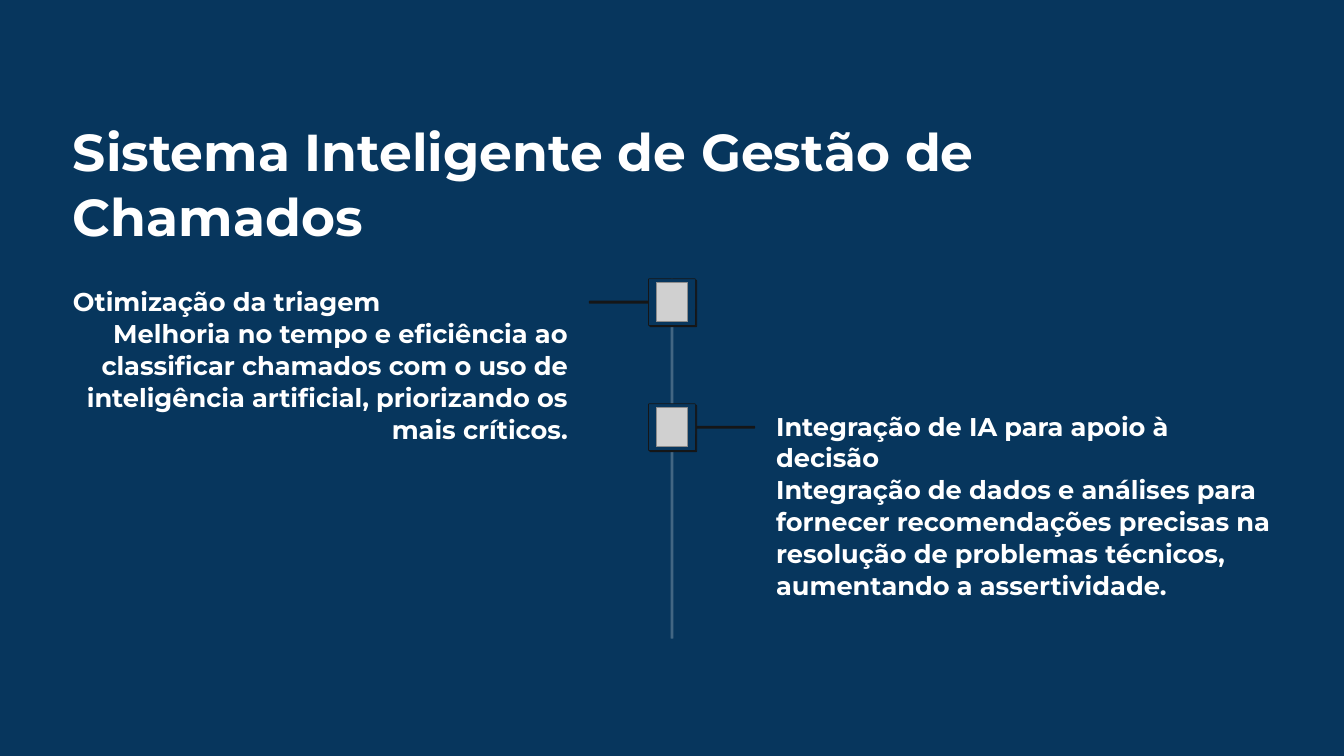
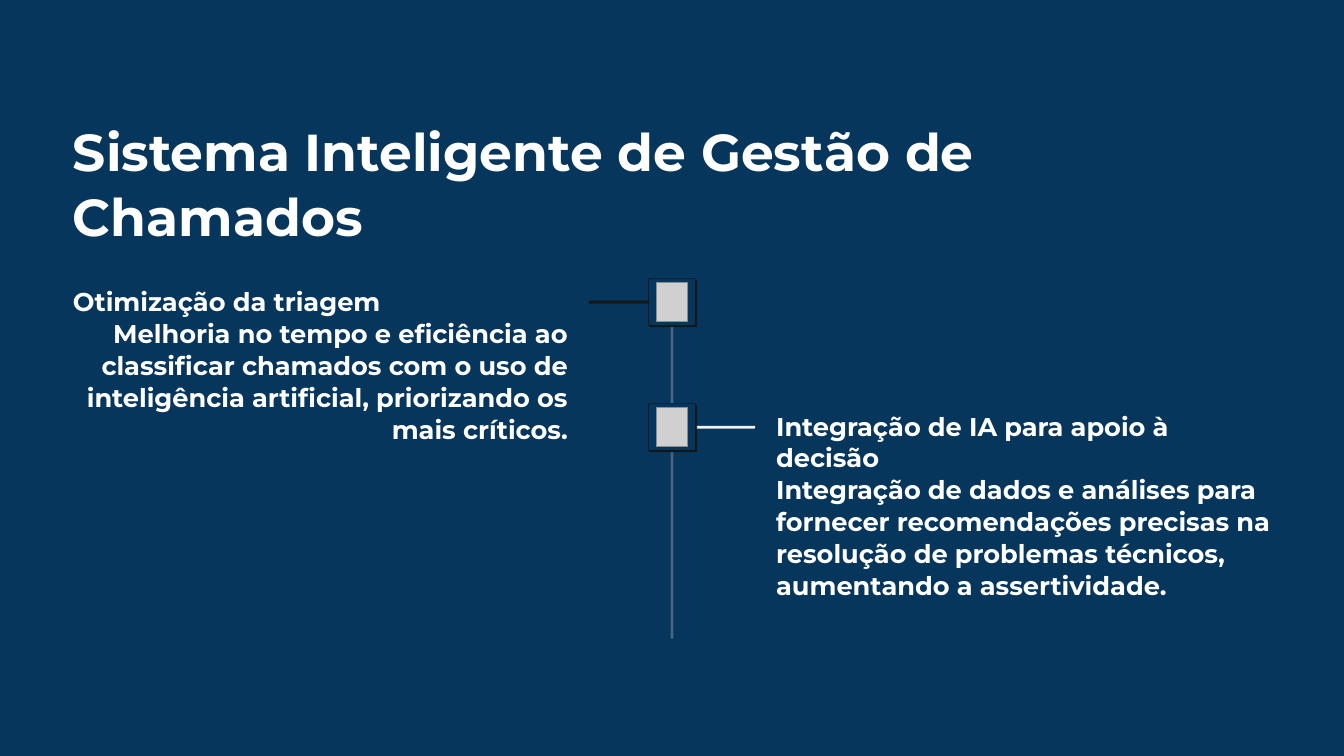
Before and after one commit to mancijo/UpDesk, a slide deck: slide 2 of Apresentacao/UpDesk-Sistema-de-Chamados-com-IA.pptx. Drawn at 1344x756 pixels with LibreOffice and Linux fonts; fonts in the diff are those of the drawing; grey boxes stand for pictures; background and template pictures are left out; a plain dark background stands for a picture behind light text. Boxes give left, top, right and bottom in pixels: in the first picture for what was removed or moved away, otherwise in the second. Text is boxed around its words. In the diff, an @@ line names an element or a change of style, - is before the commit and + after.

```diff
--- a/Apresentacao/UpDesk-Sistema-de-Chamados-com-IA.pptx
+++ b/Apresentacao/UpDesk-Sistema-de-Chamados-com-IA.pptx
@@ rounded rectangle at (693,426,755,428): fill #151617 to #F2F2F2 @@
```
Also in this commit, not shown: 1 other slide changed, 3 slides added.
